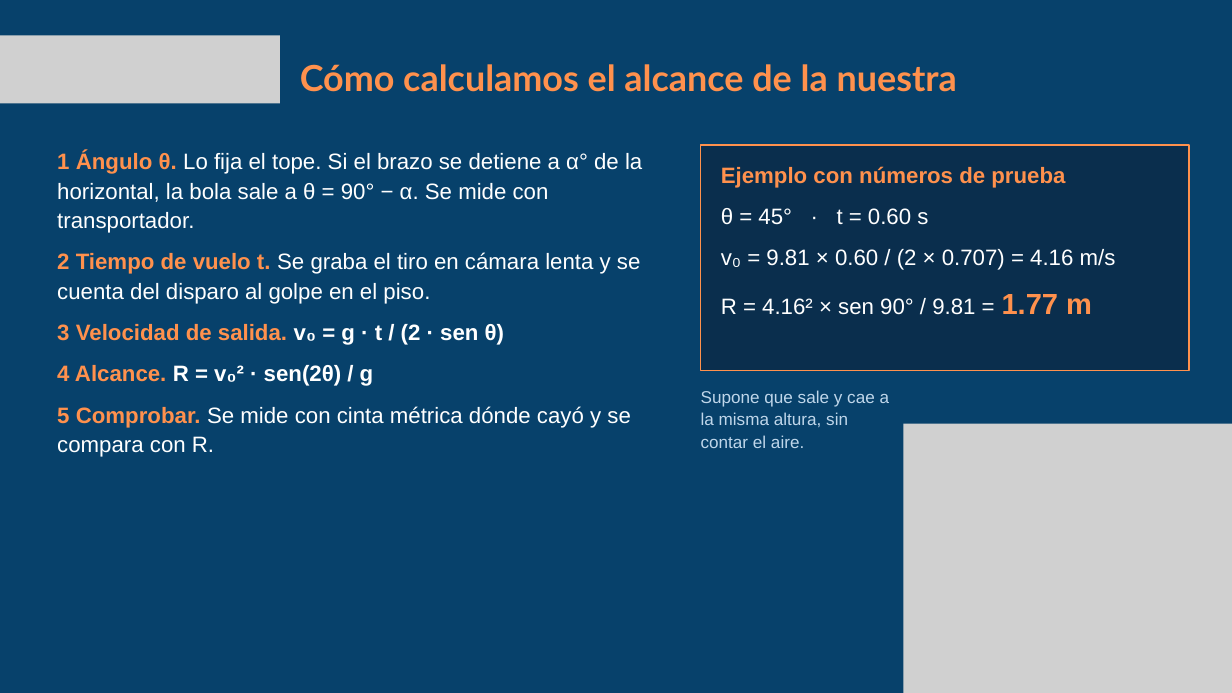
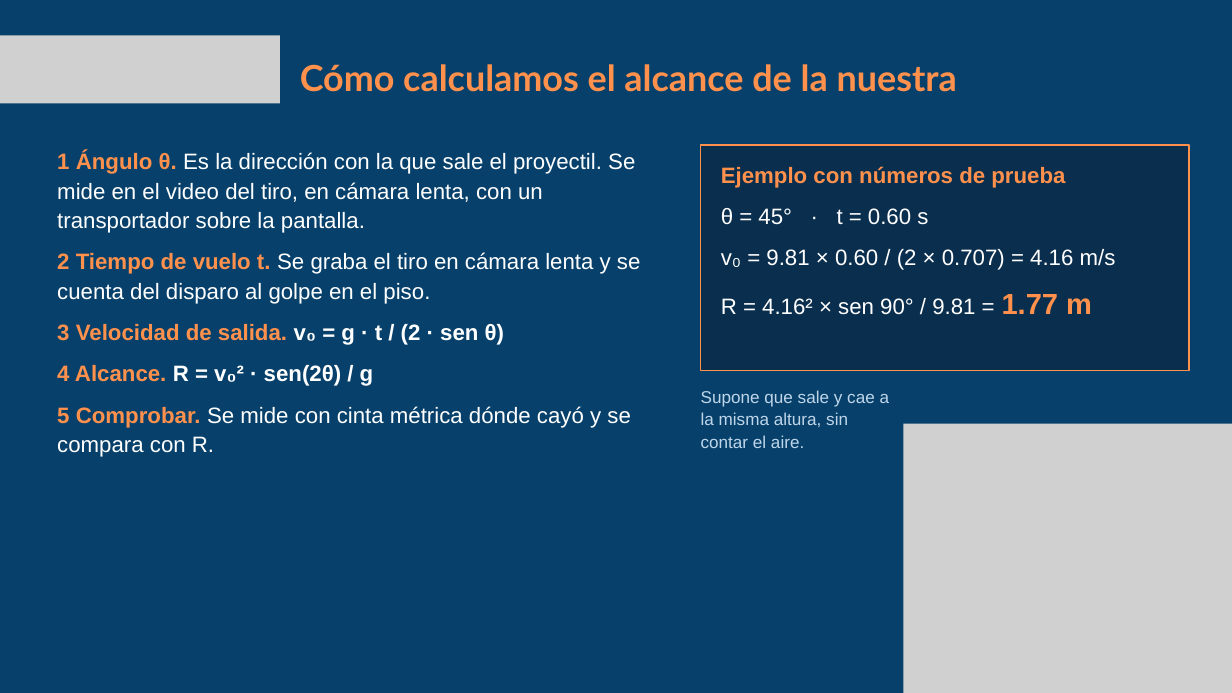
Before and after one commit to ejercitopalomazi9111-arch/mazi-central, a slide deck: slide 13 of escuela/fisica-catapulta/Fisica-catapulta.pptx (slide 11 before the commit). Drawn at 1232x693 pixels with LibreOffice and Linux fonts; fonts in the diff are those of the drawing; grey boxes stand for pictures. Boxes give left, top, right and bottom in pixels: in the first picture for what was removed or moved away, otherwise in the second. Text is boxed around its words. In the diff, an @@ line names an element or a change of style, - is before the commit and + after.

```diff
--- a/escuela/fisica-catapulta/Fisica-catapulta.pptx
+++ b/escuela/fisica-catapulta/Fisica-catapulta.pptx
@@ text at (57,152,635,233): text changed @@
-1 Ángulo θ. Lo fija el tope. Si el brazo se detiene a α° de la horizontal, la bola sale a θ = 90° − α. Se mide con transportador.
+1 Ángulo θ. Es la dirección con la que sale el proyectil. Se mide en el video del tiro, en cámara lenta, con un transportador sobre la pantalla.
```
Also in this commit, not shown: 3 other slides changed, 2 slides added, 15 other files.
